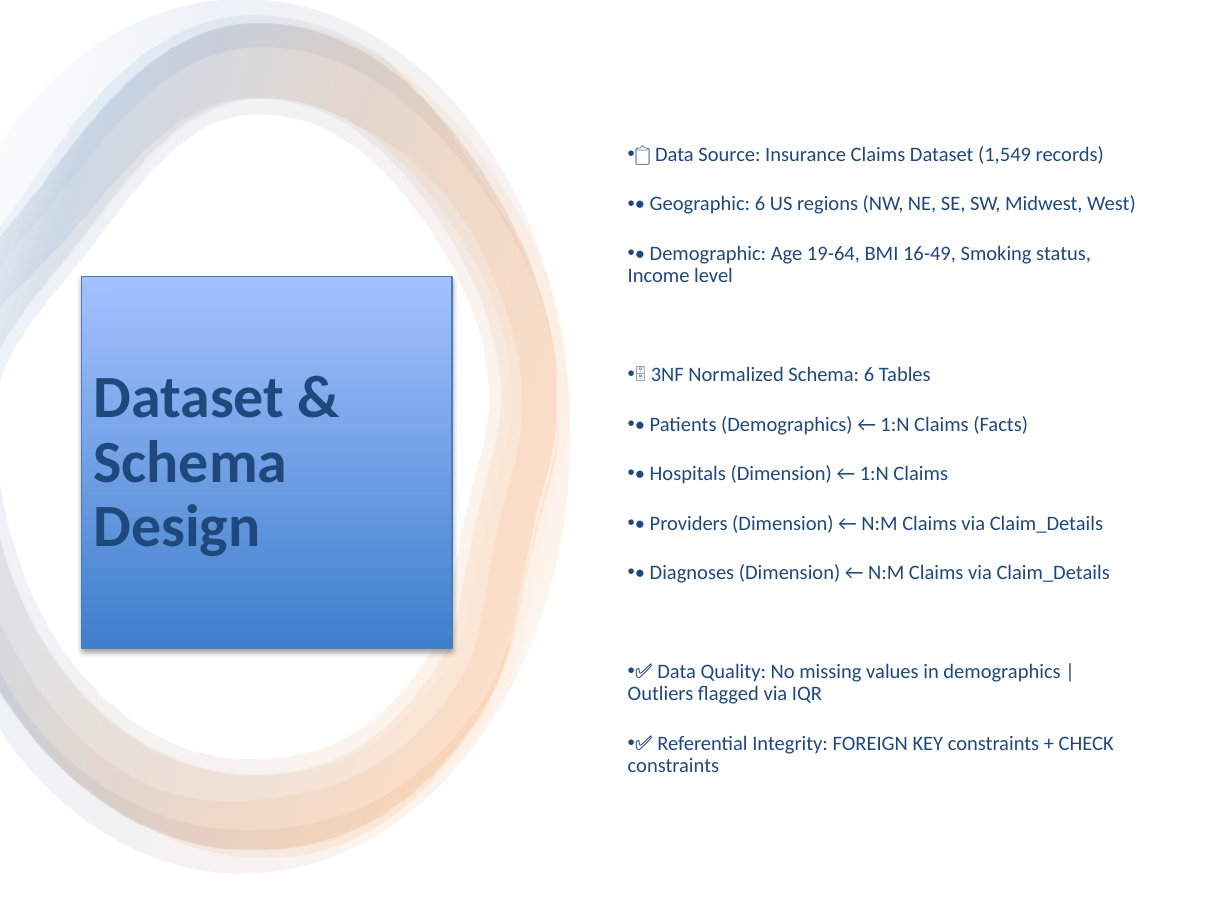
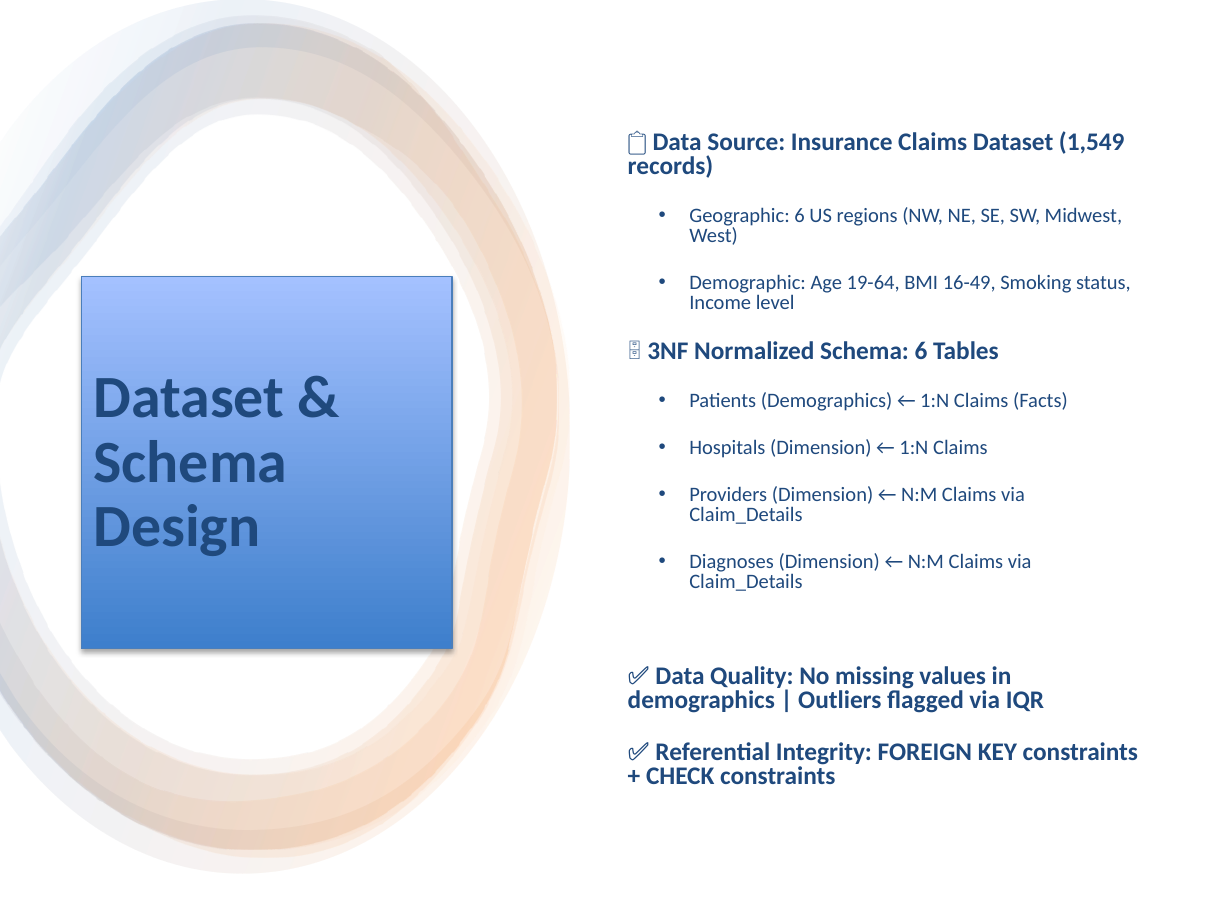
Before and after one commit to chandanaks2010-dev/Healthcare-Insurance-Claim-Analysis-And-Denial-Patterns-Dashboard, a slide deck: slide 3 of report/Healthcare_Insurance_Dashboard_Presentation.pptx. Drawn at 1232x924 pixels with LibreOffice and Linux fonts; fonts in the diff are those of the drawing. Boxes give left, top, right and bottom in pixels: in the first picture for what was removed or moved away, otherwise in the second. Text is boxed around its words. In the diff, an @@ line names an element or a change of style, - is before the commit and + after.

```diff
--- a/report/Healthcare_Insurance_Dashboard_Presentation.pptx
+++ b/report/Healthcare_Insurance_Dashboard_Presentation.pptx
@@ text at [628,131,1138,784]: size 12 to 14.8 pt, bold on in "📋 Data Source: Insurance Claims Dataset (1,549 ...", "🗄️ 3NF Normalized Schema: 6 Tables", "✅ Data Quality: No missing values in ...", "✅ Referential Integrity: FOREIGN KEY constraints + ..."; bullet • to none; line spacing 0.9 to 0.8 @@
@@ text at [689,207,1131,309]: text changed @@
-• • Geographic: 6 US regions (NW, NE, SE, SW, Midwest, West)
-• • Demographic: Age 19-64, BMI 16-49, Smoking status, Income level
+  • Geographic: 6 US regions (NW, NE, SE, SW, Midwest, West)
+  • Demographic: Age 19-64, BMI 16-49, Smoking status, Income level
@@ text at [689,392,1068,591]: text changed @@
-• • Patients (Demographics) ← 1:N Claims (Facts)
-• • Hospitals (Dimension) ← 1:N Claims
-• • Providers (Dimension) ← N:M Claims via Claim_Details
-• • Diagnoses (Dimension) ← N:M Claims via Claim_Details
+  • Patients (Demographics) ← 1:N Claims (Facts)
+  • Hospitals (Dimension) ← 1:N Claims
+  • Providers (Dimension) ← N:M Claims via Claim_Details
+  • Diagnoses (Dimension) ← N:M Claims via Claim_Details
```
Also in this commit, not shown: 6 other slides changed, 1 slide added.
